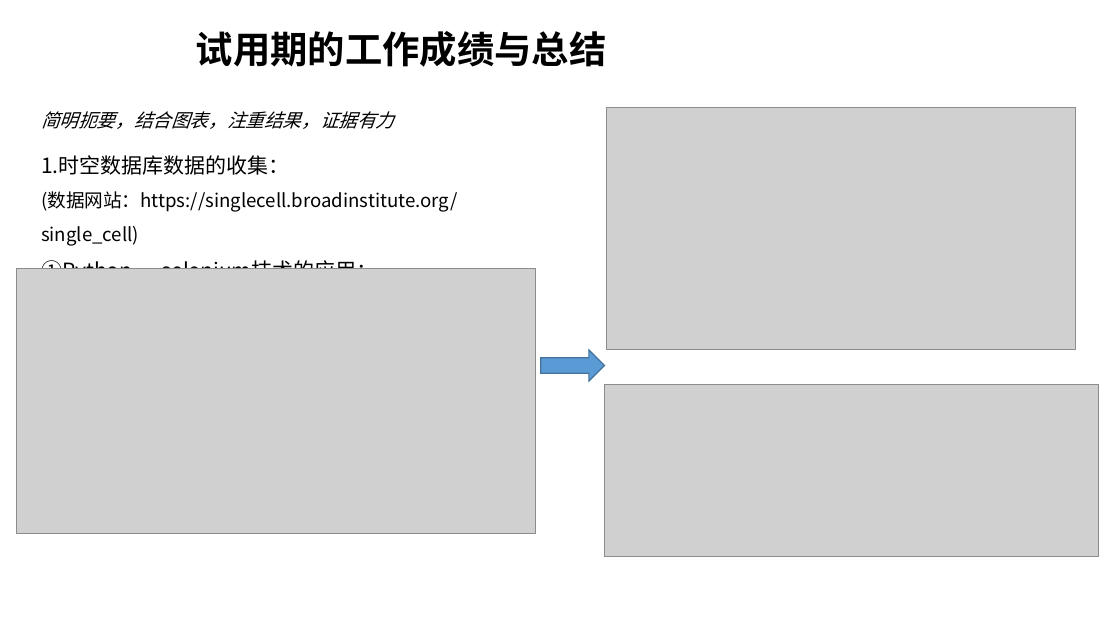
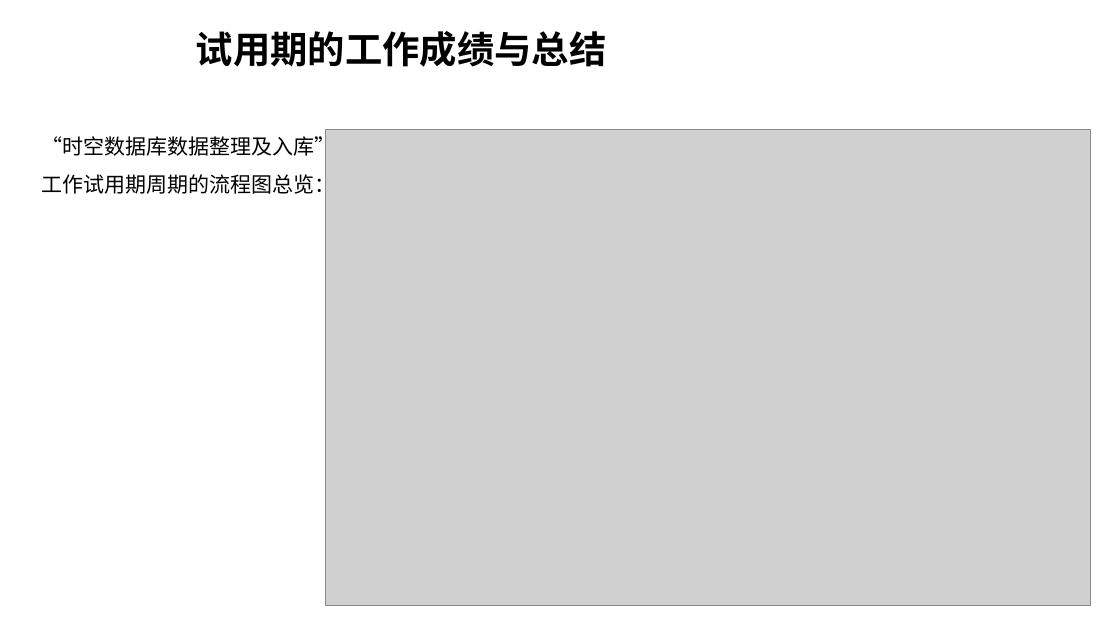
Before and after one commit to duolaxiaoshuai/first_work, a slide deck: slide 4 of Work_documents/罗帅_时空数据库数据整理及入库.pptx. Drawn at 1120x630 pixels with LibreOffice and Linux fonts; fonts in the diff are those of the drawing; grey boxes stand for pictures; background and template pictures are left out. Boxes give left, top, right and bottom in pixels: in the first picture for what was removed or moved away, otherwise in the second. Text is boxed around its words. In the diff, an @@ line names an element or a change of style, - is before the commit and + after.

```diff
--- a/Work_documents/罗帅_时空数据库数据整理及入库.pptx
+++ b/Work_documents/罗帅_时空数据库数据整理及入库.pptx
@@ text removed at (41, 111, 394, 129) @@
-简明扼要，结合图表，注重结果，证据有力
@@ picture removed at (607, 108, 1075, 350) @@
@@ text at (41, 133, 335, 197): text changed; size 16 to 18 pt @@
-1.时空数据库数据的收集：
-(数据网站：https://singlecell.broadinstitute.org/single_cell)
-①Python----selenium技术的应用；
+“时空数据库数据整理及入库”
+工作试用期周期的流程图总览：
@@ picture added at (326, 129, 1091, 606) @@
@@ picture removed at (17, 269, 535, 534) @@
@@ right arrow removed at (541, 350, 605, 381) @@
@@ picture removed at (605, 384, 1099, 557) @@
```
Also in this commit, not shown: 4 other slides changed, 5 slides added, 5 slides removed.
